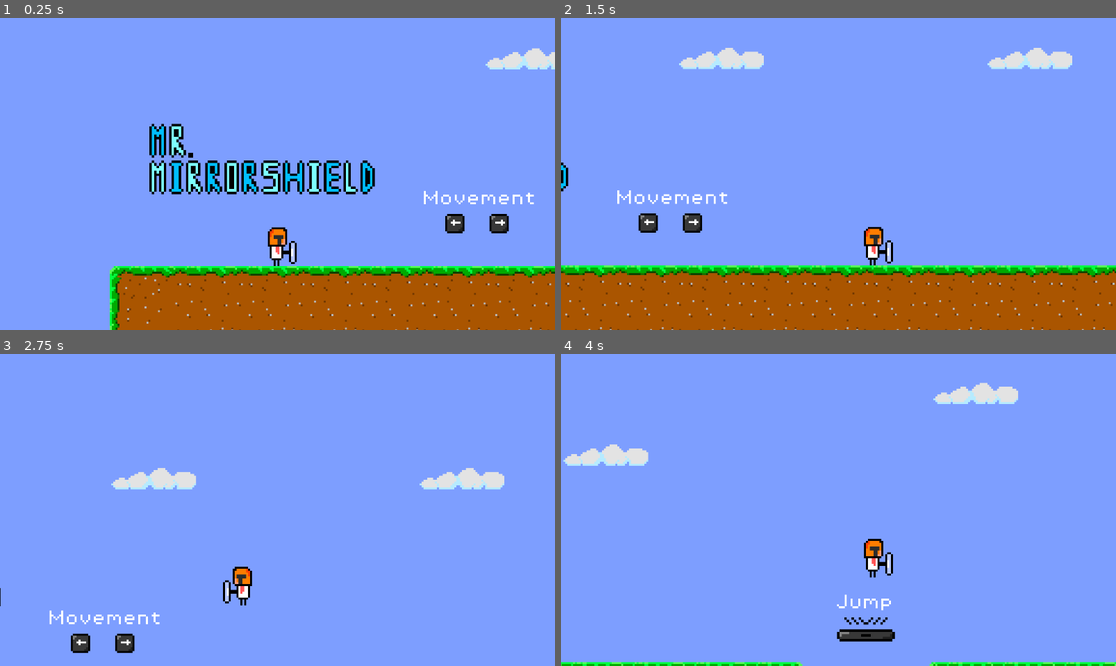
Above: before the commit, frames 1-4 (two rows, left to right).
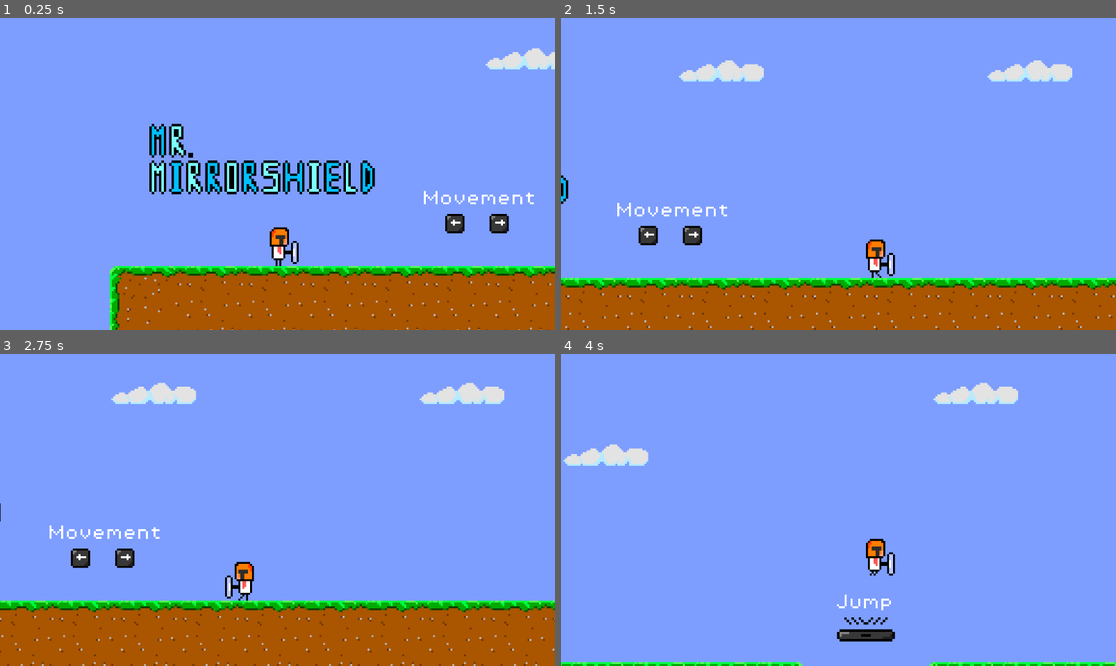
Above: after the commit, the same moments.

Repository: Cy-Uol/mr-mirror-shield
Game: Godot game, scene res://Scenes/world.tscn
Two runs of this game, one before a commit and one after it. Both use one fixed random seed, a clock stepped at 60 frames per second and the inputs below.
Inputs:
- Up to frame 1 (0.25 s): no input
- Up to frame 2 (1.5 s): tap Enter (ui_accept) at 0.5, 0.6 s; hold Right (ui_right) from 0.53 s (still down); tap Space (jump, bound only after the commit) at 0.77, 1.07 s; tap Shift (attack, bound only after the commit) at 0.8, 1.35 s
- Up to frame 3 (2.75 s): tap Space (jump, bound only after the commit) at 1.52, 1.55, 1.82, 2.1 s; release Right (ui_right) at 2.03 s; hold Left (ui_left) from 2.03 s (still down); tap Enter (ui_accept) at 2.3 s
- Up to frame 4 (4 s): release Left (ui_left) at 2.78 s; hold Right (ui_right) from 2.78 s (still down); tap Enter (ui_accept) at 2.85 s; tap Space (jump, bound only after the commit) at 3.02, 3.32, 3.77, 3.8 s; tap Shift (attack, bound only after the commit) at 3.05, 3.6 s

The runs differ from the first frame. In frame 1, 0.3% of the frame differs, in the area x 48-54%, y 67-80%; in frame 2, 12%; in frame 3, 25%, in the area x 0-100%, y 9-100%; in frame 4, 0.3%.

Commit message:
add shit

Diff:
--- a/Scenes/player.tscn
+++ b/Scenes/player.tscn
@@ -1,10 +1,30 @@
-[gd_scene load_steps=6 format=3 uid="uid://bu7b6gqjqtlqm"]
+[gd_scene load_steps=14 format=3 uid="uid://bu7b6gqjqtlqm"]
 
 [ext_resource type="Script" path="res://Scripts/player.gd" id="1_fps1a"]
-[ext_resource type="Texture2D" uid="uid://cdndgtg1wiuvk" path="res://Sprites/Main-Character.png" id="1_lolmb"]
+[ext_resource type="Texture2D" uid="uid://cdndgtg1wiuvk" path="res://Sprites/Main-Character/Main-Character.png" id="1_lolmb"]
+[ext_resource type="Texture2D" uid="uid://bljpe6uct4nw1" path="res://Sprites/Main-Character/Main-CharacterWalk1.png" id="2_jf0tb"]
+[ext_resource type="Texture2D" uid="uid://yjjif8ojgrev" path="res://Sprites/Main-Character/Main-CharacterAttack..png" id="3_0rx7n"]
+[ext_resource type="Texture2D" uid="uid://xl1vesnlkq70" path="res://Sprites/Main-Character/Main-CharacterJump.png" id="3_3q8cv"]
+[ext_resource type="Texture2D" uid="uid://dcs4gl1ju65od" path="res://Sprites/Main-Character/Main-CharacterWalk2.png" id="4_hy0u6"]
 
 [sub_resource type="AtlasTexture" id="AtlasTexture_ciaw3"]
 atlas = ExtResource("1_lolmb")
+region = Rect2(0, 0, 32, 32)
+
+[sub_resource type="AtlasTexture" id="AtlasTexture_r0iar"]
+atlas = ExtResource("3_0rx7n")
+region = Rect2(0, 0, 32, 32)
+
+[sub_resource type="AtlasTexture" id="AtlasTexture_a11y6"]
+atlas = ExtResource("3_3q8cv")
+region = Rect2(0, 0, 32, 32)
+
+[sub_resource type="AtlasTexture" id="AtlasTexture_tna0g"]
+atlas = ExtResource("2_jf0tb")
+region = Rect2(0, 0, 32, 32)
+
+[sub_resource type="AtlasTexture" id="AtlasTexture_dehud"]
+atlas = ExtResource("4_hy0u6")
 region = Rect2(0, 0, 32, 32)
 
 [sub_resource type="SpriteFrames" id="SpriteFrames_xbbm1"]
@@ -12,10 +32,46 @@
 "frames": [{
 "duration": 1.0,
 "texture": SubResource("AtlasTexture_ciaw3")
+}, {
+"duration": 1.0,
+"texture": SubResource("AtlasTexture_r0iar")
+}],
+"loop": true,
+"name": &"atk",
+"speed": 5.0
+}, {
+"frames": [{
+"duration": 1.0,
+"texture": SubResource("AtlasTexture_ciaw3")
 }],
 "loop": true,
 "name": &"default",
+"speed": 6.0
+}, {
+"frames": [{
+"duration": 1.0,
+"texture": SubResource("AtlasTexture_a11y6")
+}],
+"loop": true,
+"name": &"jump",
 "speed": 5.0
+}, {
+"frames": [{
+"duration": 1.0,
+"texture": SubResource("AtlasTexture_ciaw3")
+}, {
+"duration": 1.0,
+"texture": SubResource("AtlasTexture_tna0g")
+}, {
+"duration": 1.0,
+"texture": SubResource("AtlasTexture_dehud")
+}, {
+"duration": 1.0,
+"texture": SubResource("AtlasTexture_tna0g")
+}],
+"loop": true,
+"name": &"run",
+"speed": 12.0
 }]
 
 [sub_resource type="CapsuleShape2D" id="CapsuleShape2D_piuwx"]
@@ -28,7 +84,9 @@
 
 [node name="AnimatedSprite2D" type="AnimatedSprite2D" parent="."]
 z_index = 1
+position = Vector2(1, 0)
 sprite_frames = SubResource("SpriteFrames_xbbm1")
+animation = &"run"
 
 [node name="CollisionShape2D" type="CollisionShape2D" parent="."]
 position = Vector2(0, 7)
--- a/Scripts/player.gd
+++ b/Scripts/player.gd
@@ -11,17 +11,28 @@
 		velocity += get_gravity() * delta
 
 	# Handle jump.
-	if Input.is_action_just_pressed("ui_accept") and is_on_floor():
+	if Input.is_action_just_pressed("jump") and is_on_floor():
 		velocity.y = JUMP_VELOCITY
+
+	if Input.is_action_just_pressed("attack"):
+		animated_sprite.play("default")
 
 	# Get the input direction and handle the movement/deceleration.
 	# As good practice, you should replace UI actions with custom gameplay actions.
-	var direction := Input.get_axis("ui_left", "ui_right")
+	var direction := Input.get_axis("move_left", "move_right")
 
 	if direction > 0:
 		animated_sprite.flip_h = false
 	elif direction < 0:
 		animated_sprite.flip_h = true
+
+	if is_on_floor():
+		if direction == 0:
+			animated_sprite.play("default")
+		else:
+			animated_sprite.play("run")
+	else:
+		animated_sprite.play("jump")
 
 	if direction:
 		velocity.x = direction * SPEED
--- a/project.godot
+++ b/project.godot
@@ -15,6 +15,31 @@
 config/features=PackedStringArray("4.3", "Forward Plus")
 config/icon="res://icon.svg"
 
+[input]
+
+jump={
+"deadzone": 0.5,
+"events": [Object(InputEventKey,"resource_local_to_scene":false,"resource_name":"","device":-1,"window_id":0,"alt_pressed":false,"shift_pressed":false,"ctrl_pressed":false,"meta_pressed":false,"pressed":false,"keycode":0,"physical_keycode":32,"key_label":0,"unicode":32,"location":0,"echo":false,"script":null)
+]
+}
+move_left={
+"deadzone": 0.5,
+"events": [Object(InputEventKey,"resource_local_to_scene":false,"resource_name":"","device":-1,"window_id":0,"alt_pressed":false,"shift_pressed":false,"ctrl_pressed":false,"meta_pressed":false,"pressed":false,"keycode":0,"physical_keycode":65,"key_label":0,"unicode":97,"location":0,"echo":false,"script":null)
+, Object(InputEventKey,"resource_local_to_scene":false,"resource_name":"","device":-1,"window_id":0,"alt_pressed":false,"shift_pressed":false,"ctrl_pressed":false,"meta_pressed":false,"pressed":false,"keycode":0,"physical_keycode":4194319,"key_label":0,"unicode":0,"location":0,"echo":false,"script":null)
+]
+}
+move_right={
+"deadzone": 0.5,
+"events": [Object(InputEventKey,"resource_local_to_scene":false,"resource_name":"","device":-1,"window_id":0,"alt_pressed":false,"shift_pressed":false,"ctrl_pressed":false,"meta_pressed":false,"pressed":false,"keycode":0,"physical_keycode":68,"key_label":0,"unicode":100,"location":0,"echo":false,"script":null)
+, Object(InputEventKey,"resource_local_to_scene":false,"resource_name":"","device":-1,"window_id":0,"alt_pressed":false,"shift_pressed":false,"ctrl_pressed":false,"meta_pressed":false,"pressed":false,"keycode":0,"physical_keycode":4194321,"key_label":0,"unicode":0,"location":0,"echo":false,"script":null)
+]
+}
+attack={
+"deadzone": 0.5,
+"events": [Object(InputEventKey,"resource_local_to_scene":false,"resource_name":"","device":-1,"window_id":0,"alt_pressed":false,"shift_pressed":false,"ctrl_pressed":false,"meta_pressed":false,"pressed":false,"keycode":0,"physical_keycode":4194325,"key_label":0,"unicode":0,"location":0,"echo":false,"script":null)
+]
+}
+
 [rendering]
 
 textures/canvas_textures/default_texture_filter=0
Renamed: Sprites/Main-Character.png -> Sprites/Main-Character/Main-Character.png
Not shown, added: Sprites/Main-Character/Main-Character.png.import
Binary file added: Sprites/Main-Character/Main-CharacterAttack..png
Not shown, changed: Sprites/Main-Character/Main-CharacterAttack..png.import
Binary file added: Sprites/Main-Character/Main-CharacterJump.png
Not shown, added: Sprites/Main-Character/Main-CharacterJump.png.import
Binary file added: Sprites/Main-Character/Main-CharacterWalk1.png
Not shown, added: Sprites/Main-Character/Main-CharacterWalk1.png.import
Binary file added: Sprites/Main-Character/Main-CharacterWalk2.png
Not shown, added: Sprites/Main-Character/Main-CharacterWalk2.png.import
